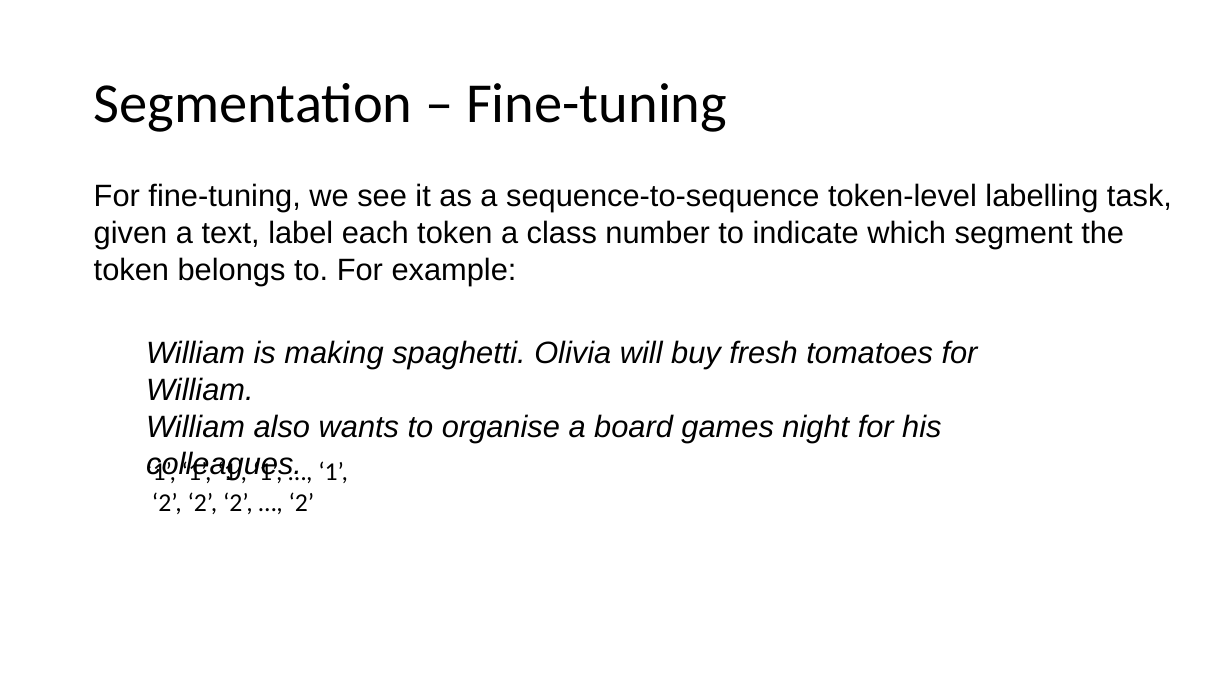
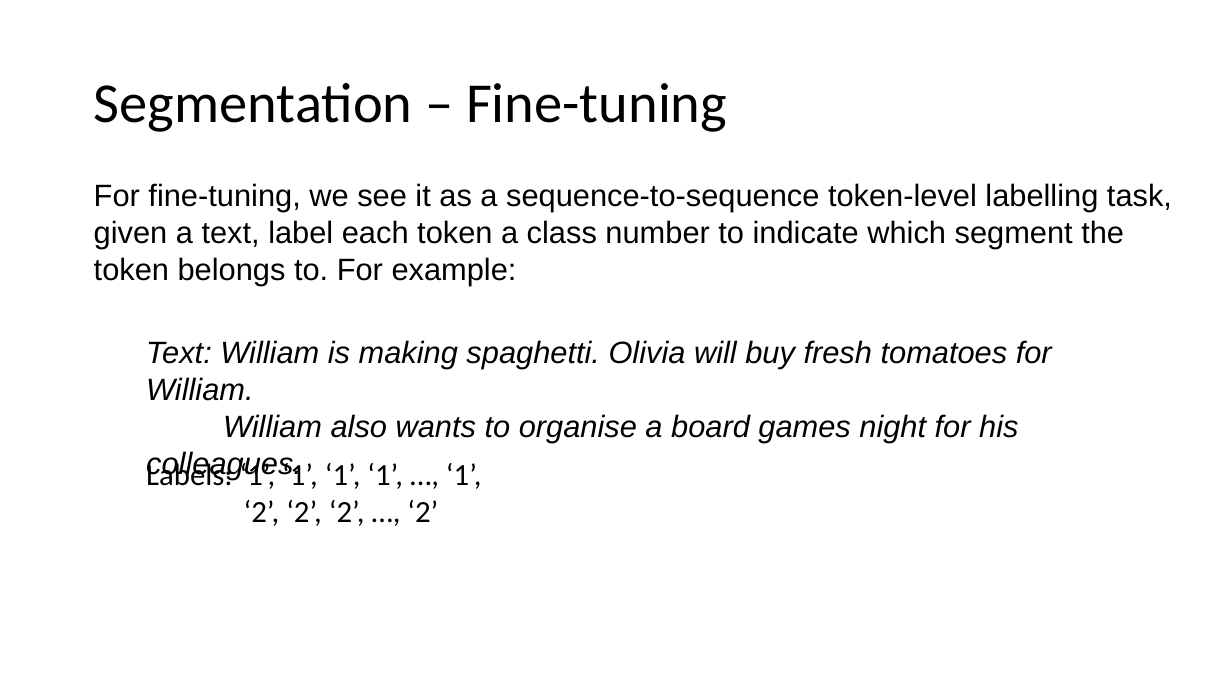
Before and after one commit to Astonzzh/slide, a slide deck: slide 29 of complete.pptx (slide 27 before the commit). Drawn at 1232x693 pixels with LibreOffice and Linux fonts; fonts in the diff are those of the drawing. Boxes give left, top, right and bottom in pixels: in the first picture for what was removed or moved away, otherwise in the second. Text is boxed around its words. In the diff, an @@ line names an element or a change of style, - is before the commit and + after.

```diff
--- a/complete.pptx
+++ b/complete.pptx
@@ text at bbox=[146, 340, 1052, 401]: text changed @@
-William is making spaghetti. Olivia will buy fresh tomatoes for William.
+Text: William is making spaghetti. Olivia will buy fresh tomatoes for William.
@@ text at bbox=[146, 460, 482, 489]: text changed; size 20 to 24 pt @@
-‘1’, ‘1’, ‘1’, ‘1’, …, ‘1’,
+Labels: ‘1’, ‘1’, ‘1’, ‘1’, …, ‘1’,
@@ text at bbox=[244, 500, 438, 526]: size 20 to 24 pt in "‘2’, ‘2’, ‘2’, …, ‘2’" @@
```
Also in this commit, not shown: 9 other slides changed, 2 slides added, 1 slide removed.
